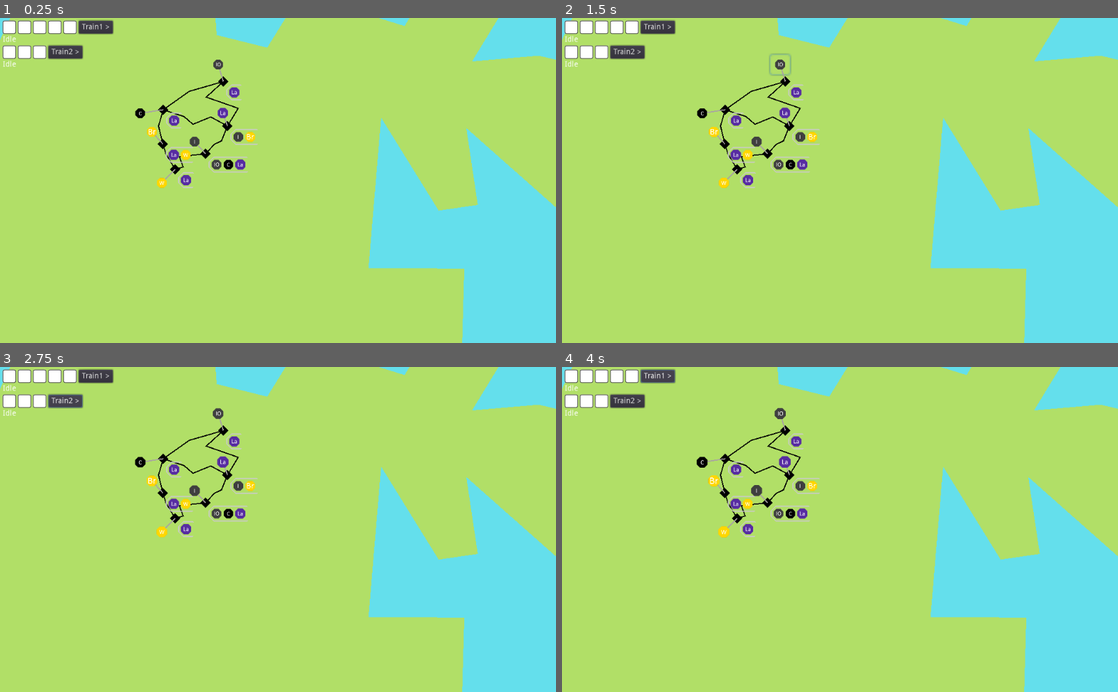
Above: before the commit, frames 1-4 (two rows, left to right).
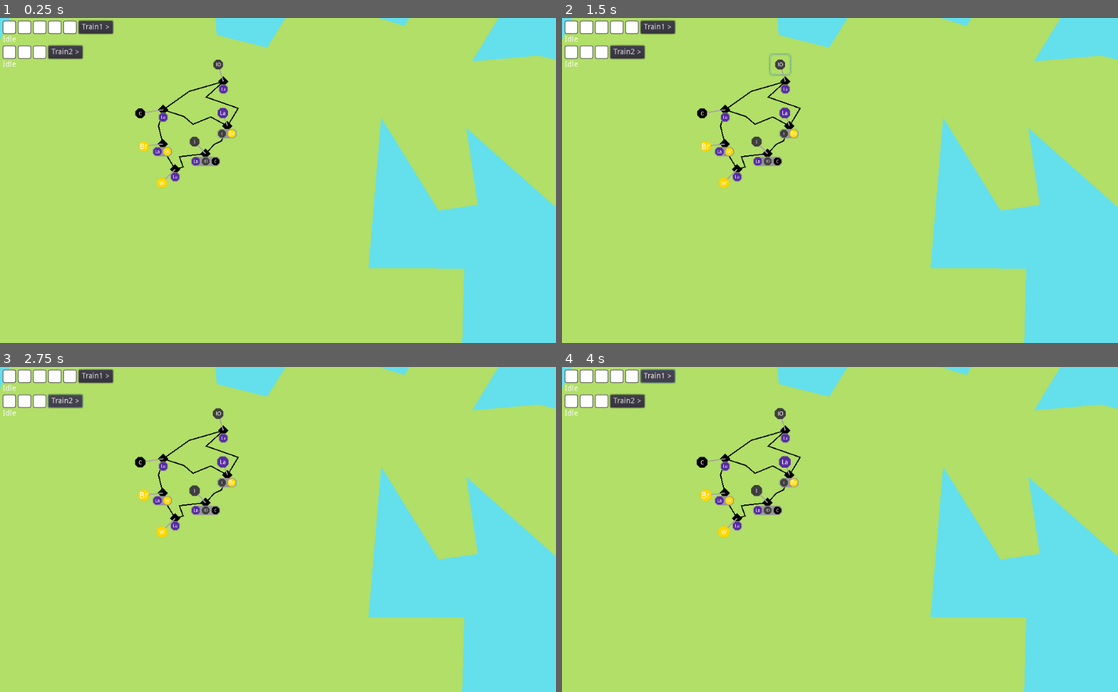
Above: after the commit, the same moments.

Repository: LeBoku/supply-chained
Game: Godot game, scene res://Game.tscn
The game is run twice, just before and just after one commit, with the same random seed, the same clock (stepped at 60 frames per second) and the same inputs.
Inputs (mouse positions are in pixels of both pictures, inside the frame that each line leads up to):
- Up to frame 1 (0.25 s): no input
- Up to frame 2 (1.5 s): click "Train1 >" at 0.5 s; click (778, 63) at 1.27 s
- Up to frame 3 (2.75 s): click "Train2 >" at 2 s
- Up to frame 4 (4 s): click (778, 412) at 2.77 s; click "Train1 >" at 3.5 s

The runs differ from the first frame. In frame 1, 1.3% of the frame differs, in the area x 24-47%, y 20-53%; in frame 2, 1.3%; in frame 3, 1.3%; in frame 4, 1.3%.

Commit message:
improved requirements readability

Diff:
--- a/supply-chained/Game.tscn
+++ b/supply-chained/Game.tscn
@@ -80,10 +80,10 @@
 
 [node name="Smelter" parent="Map" instance=ExtResource( 2 )]
 position = Vector2( 133.333, 225.333 )
-requires = PoolStringArray( "iron-ore", "coal", "labor" )
 
 [node name="Iron" parent="Map/Smelter" instance=ExtResource( 8 )]
 position = Vector2( -10.1418, -11.2385 )
+requires = PoolStringArray( "labor", "iron-ore", "coal" )
 produces = "iron"
 
 [node name="Rail6" parent="Map" instance=ExtResource( 3 )]
@@ -91,10 +91,10 @@
 
 [node name="Mill" parent="Map" instance=ExtResource( 2 )]
 position = Vector2( 94.0024, 216.343 )
-requires = PoolStringArray( "labor", "wheat" )
 
 [node name="Mill" parent="Map/Mill" instance=ExtResource( 8 )]
-position = Vector2( -10.1418, -11.2385 )
+position = Vector2( -17.7059, 2.1099 )
+requires = PoolStringArray( "labor", "wheat" )
 produces = "bread"
 
 [node name="Rail5" parent="Map" instance=ExtResource( 3 )]
--- a/supply-chained/Production/Production.gd
+++ b/supply-chained/Production/Production.gd
@@ -1,6 +1,7 @@
 extends Node2D
 
 class_name Production
+export var requires: PoolStringArray = ["labor"]
 export var produces: String
 
 func _ready():
--- a/supply-chained/Production/Production.tscn
+++ b/supply-chained/Production/Production.tscn
@@ -32,4 +32,5 @@
 [node name="Connector" type="Line2D" parent="."]
 width = 1.0
 default_color = Color( 0.666667, 0.643137, 0.643137, 1 )
+
 [connection signal="pressed" from="Button" to="." method="_on_Button_pressed"]
--- a/supply-chained/station/Station.gd
+++ b/supply-chained/station/Station.gd
@@ -3,12 +3,15 @@
 
 const Util = preload("res://util/Util.gd")
 
-export var requires = PoolStringArray(["labor"])
 var out_connections = []
+var requires = PoolStringArray()
 
 onready var route_builder = get_node('/root/RouteBuilder')
 
 func _ready():
+	for production in Util.get_children_with_group(self, "Production"):
+		requires.append_array(production.requires)
+
 	display_requirements()
 
 func get_connected_stations():
--- a/supply-chained/station/Station.tscn
+++ b/supply-chained/station/Station.tscn
@@ -9,17 +9,11 @@
 content_margin_right = 0.0
 content_margin_top = 0.0
 content_margin_bottom = 0.0
-draw_center = false
-border_width_left = 1
-border_width_top = 1
-border_width_bottom = 1
-corner_radius_top_left = 4
-corner_radius_bottom_left = 4
+corner_radius_top_left = 2
+corner_radius_top_right = 2
+corner_radius_bottom_right = 2
+corner_radius_bottom_left = 2
 corner_detail = 1
-expand_margin_left = 2.0
-expand_margin_right = 2.0
-expand_margin_top = 2.0
-expand_margin_bottom = 2.0
 
 [node name="Station" type="Position2D" groups=[
 "Station",
@@ -33,26 +27,28 @@
 texture = ExtResource( 2 )
 
 [node name="Requirements" type="PanelContainer" parent="."]
-margin_left = 5.0
-margin_top = 5.0
-margin_right = 15.0
-margin_bottom = 15.0
+margin_left = -4.00543
+margin_top = 3.23423
+margin_right = 3.99457
+margin_bottom = 11.2342
+grow_horizontal = 2
+grow_vertical = 2
 custom_styles/panel = SubResource( 1 )
 __meta__ = {
 "_edit_use_anchors_": false
 }
 
 [node name="Box" type="HBoxContainer" parent="Requirements"]
-margin_right = 10.0
-margin_bottom = 10.0
+margin_right = 8.0
+margin_bottom = 8.0
 custom_constants/separation = 1
 __meta__ = {
 "_edit_use_anchors_": false
 }
 
 [node name="Template" type="TextureRect" parent="Requirements/Box"]
-margin_right = 10.0
-margin_bottom = 10.0
-rect_min_size = Vector2( 10, 10 )
+margin_right = 8.0
+margin_bottom = 8.0
+rect_min_size = Vector2( 8, 8 )
 texture = ExtResource( 3 )
 expand = true
Not shown: 1 places in supply-chained/Game.tscn that only renumber resources
